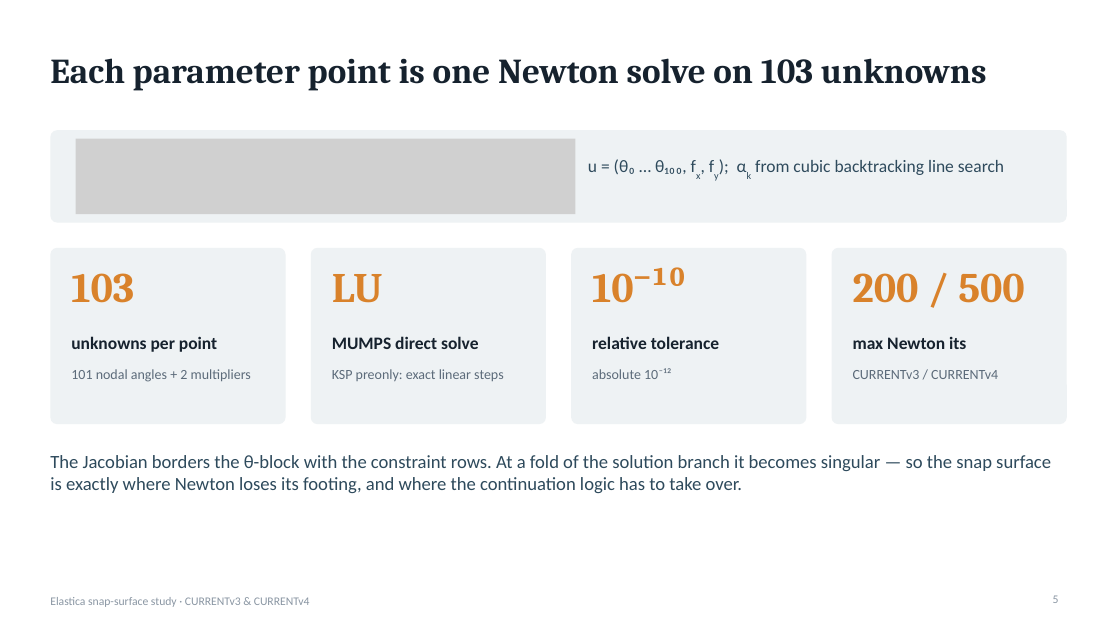
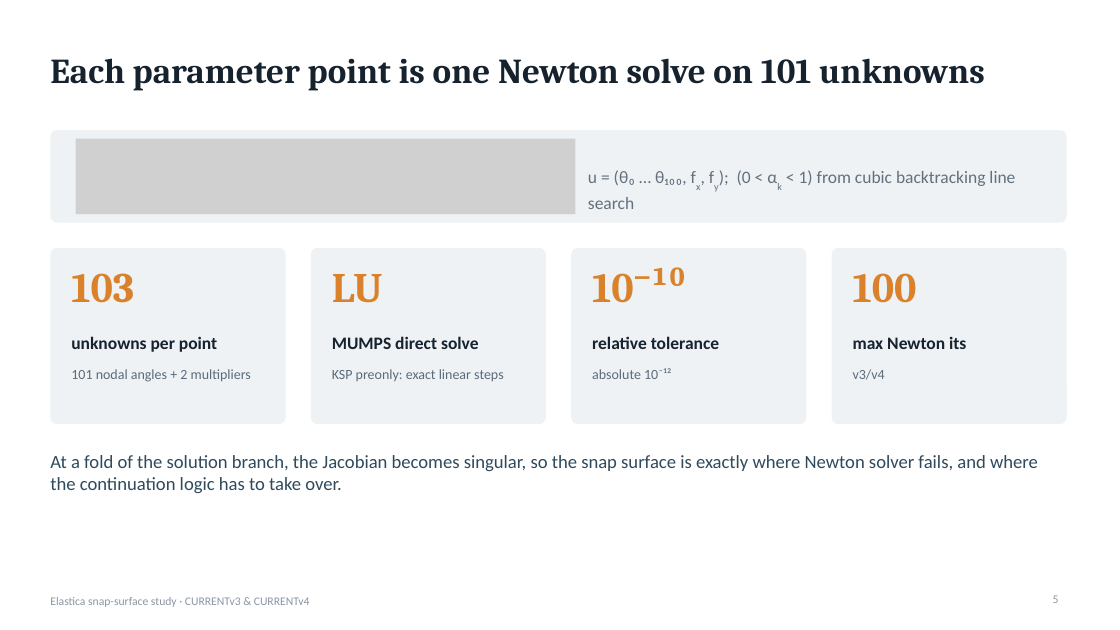
Before and after one commit to grraxx/elastica, a slide deck: slide 5 of presentation/elastica_snap_surface.pptx. Drawn at 1120x630 pixels with LibreOffice and Linux fonts; fonts in the diff are those of the drawing; grey boxes stand for pictures. Boxes give left, top, right and bottom in pixels: in the first picture for what was removed or moved away, otherwise in the second. Text is boxed around its words. In the diff, an @@ line names an element or a change of style, - is before the commit and + after.

```diff
--- a/presentation/elastica_snap_surface.pptx
+++ b/presentation/elastica_snap_surface.pptx
@@ title at <box>50,58,985,91</box>: text changed @@
-Each parameter point is one Newton solve on 103 unknowns
+Each parameter point is one Newton solve on 101 unknowns
@@ text at <box>588,170,1015,209</box>: text changed; text colour #2E4A5C to #63707E @@
-u = (θ₀ … θ₁₀₀, fx, fy); αk from cubic backtracking line search
+u = (θ₀ … θ₁₀₀, fx, fy); (0 < αk < 1) from cubic backtracking line search
@@ text at <box>853,273,917,303</box>: text changed @@
-200 / 500
+100
@@ text at <box>853,369,885,380</box>: text changed @@
-CURRENTv3 / CURRENTv4
+v3/v4
@@ text at <box>50,455,1038,493</box>: text changed @@
-The Jacobian borders the θ-block with the constraint rows. At a fold of the solution branch it becomes singular — so the snap surface is exactly where Newton loses its footing, and where the continuation logic has to take over.
+At a fold of the solution branch, the Jacobian becomes singular, so the snap surface is exactly where Newton solver fails, and where the continuation logic has to take over.
```
Also in this commit, not shown: 3 other slides changed, 12 slides removed.
